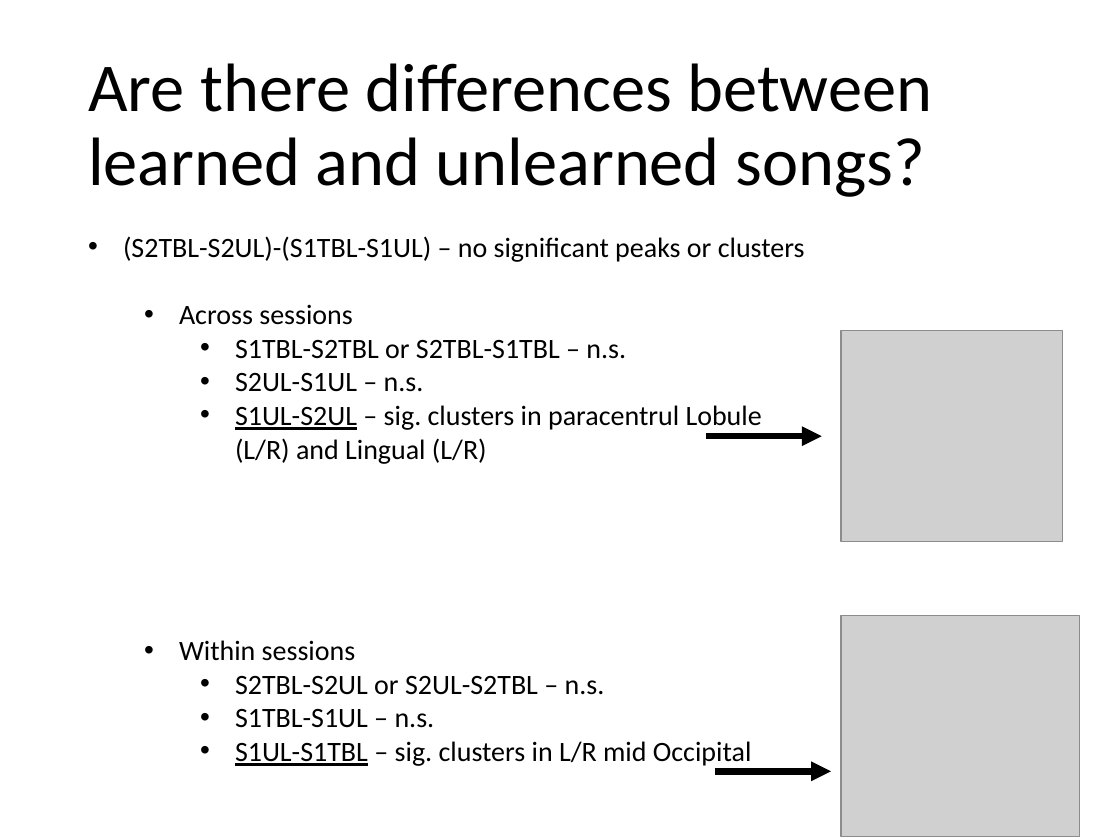
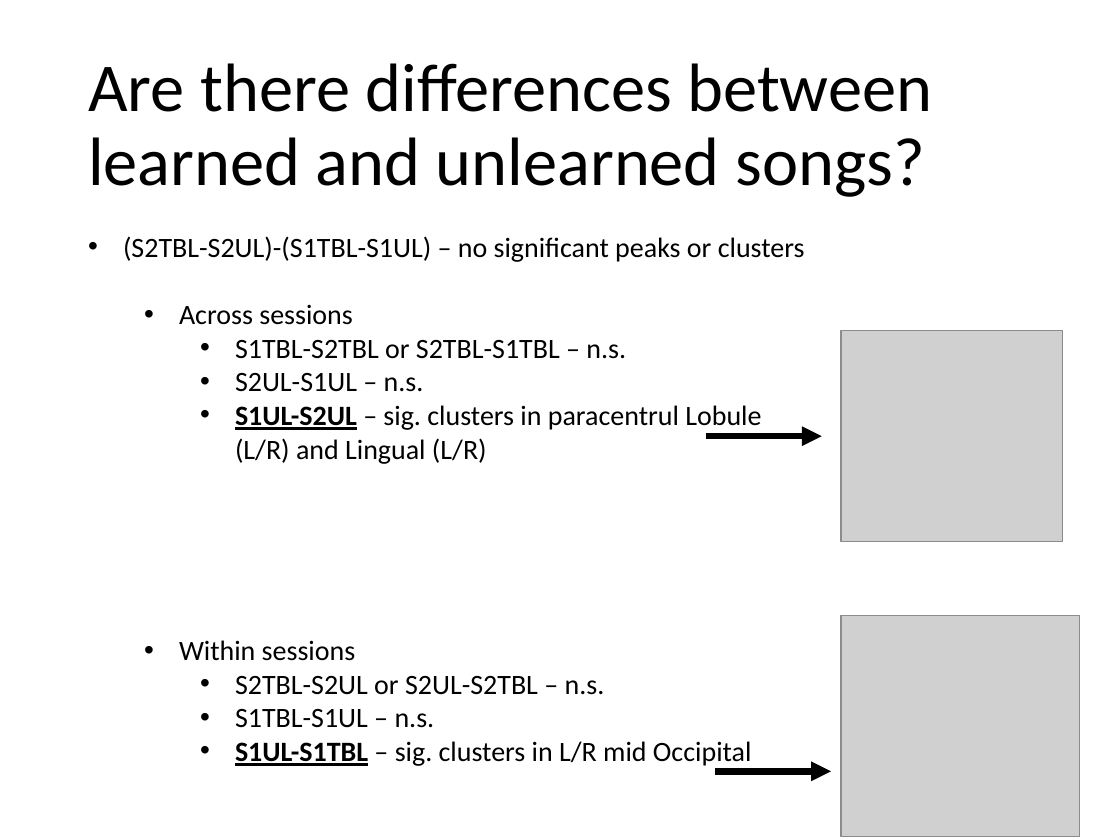
Before and after one commit to asternin/PhDProject, a slide deck: slide 11 of Meetings/2019.09.12-fMRIdataLabMeeting.pptx. Drawn at 1120x840 pixels with LibreOffice and Linux fonts; fonts in the diff are those of the drawing; grey boxes stand for pictures. Boxes give left, top, right and bottom in pixels: in the first picture for what was removed or moved away, otherwise in the second. Text is boxed around its words. In the diff, an @@ line names an element or a change of style, - is before the commit and + after.

```diff
--- a/Meetings/2019.09.12-fMRIdataLabMeeting.pptx
+++ b/Meetings/2019.09.12-fMRIdataLabMeeting.pptx
@@ text at <box>235,405,761,766</box>: bold on in "S1UL-S2UL", "S1UL-S1TBL" @@
```
Also in this commit, not shown: 3 other slides changed, 1 slide added, 1 other file.
